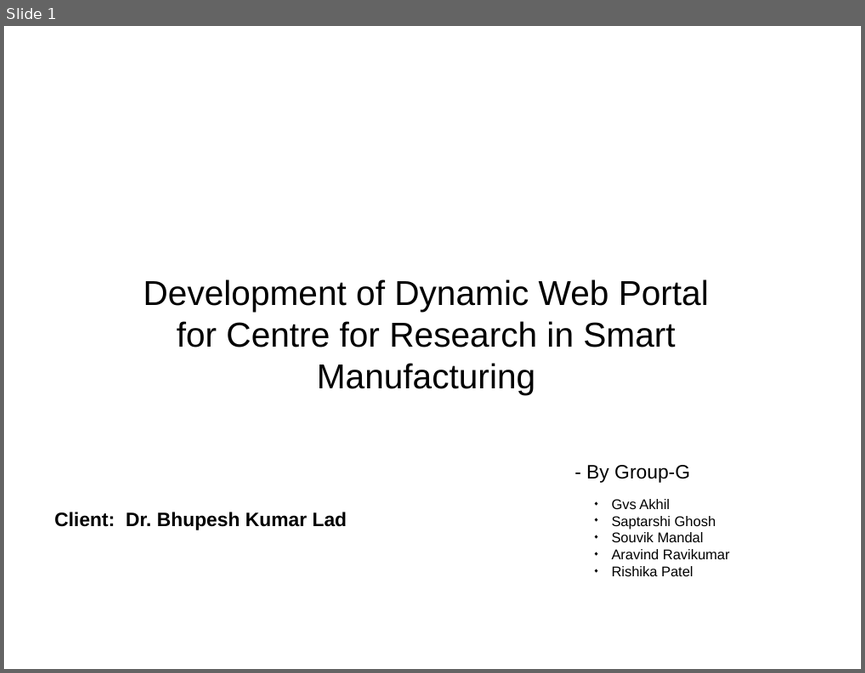
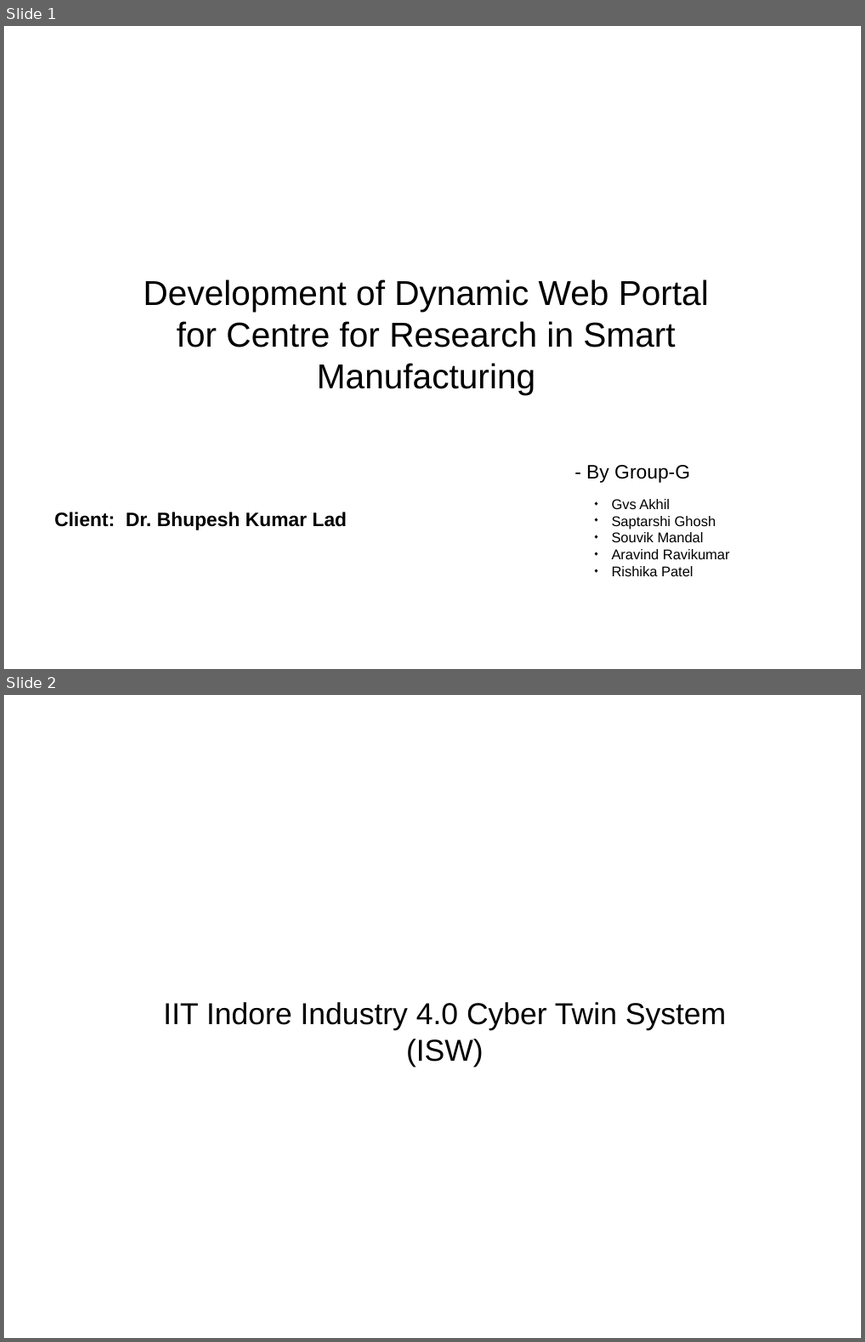
Before and after one commit to vicennial/Group-G, a slide deck: Presentation/Intro.odf.odp. Shown one above the other, each under a label of ours: slide 1 before the commit, slides 1 and 2 after it. The pictures are 865x673 and 865x1342 pixels, drawn with LibreOffice and Linux fonts; fonts in the diff are those of the drawing; background and template pictures are left out. Boxes give left, top, right and bottom in pixels: in the first picture for what was removed or moved away, otherwise in the second. Text is boxed around its words. In the diff, an @@ line names an element or a change of style, - is before the commit and + after.

```diff
--- a/Presentation/Intro.odf.odp
+++ b/Presentation/Intro.odf.odp
@@ slide 2 added at box(4, 695, 861, 1338), background picture (left out) @@
@@ subtitle added at box(163, 1002, 726, 1066), 28 pt, text #000000 @@
+IIT Indore Industry 4.0 Cyber Twin System (ISW)
```
Also in this commit, not shown: 2 slides changed, 2 other slides added, 3 other files.
